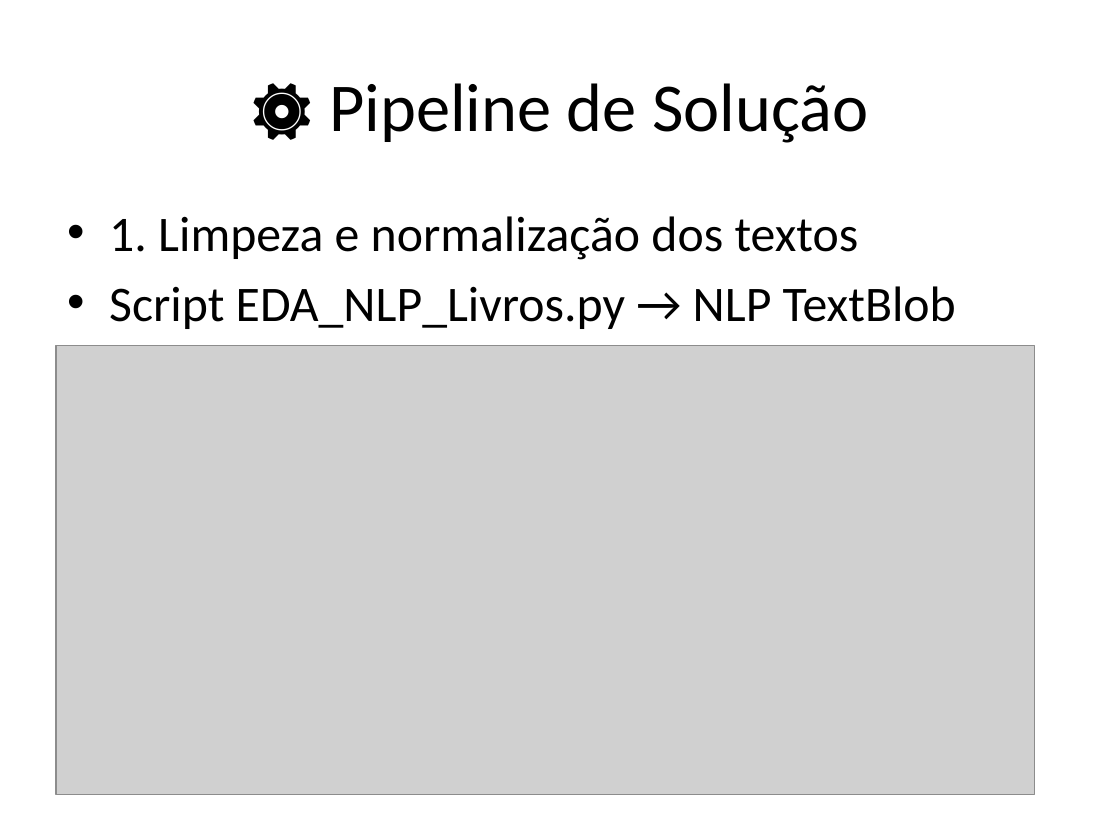
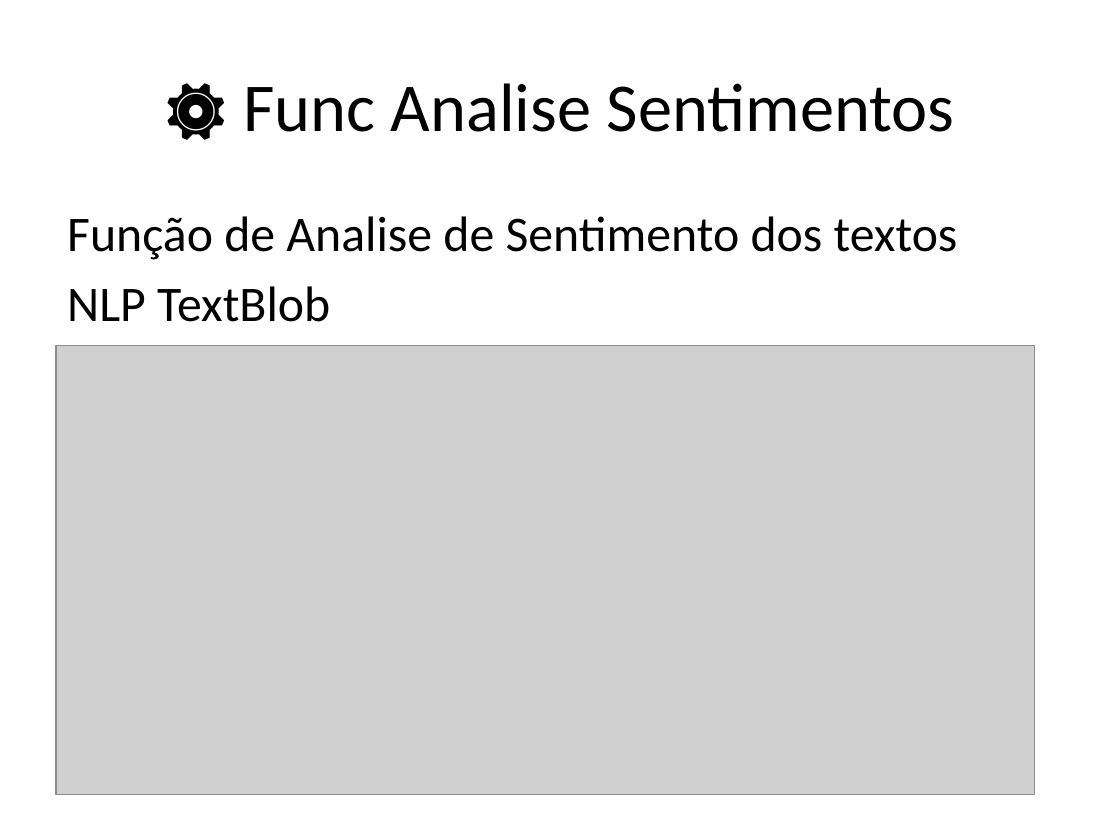
Before and after one commit to agnaldoars/A3Data_Desafio_Livros, a slide deck: slide 10 of Apresentacao_A3Data_Livros.pptx (slide 7 before the commit). Drawn at 1120x840 pixels with LibreOffice and Linux fonts; fonts in the diff are those of the drawing; grey boxes stand for pictures. Boxes give left, top, right and bottom in pixels: in the first picture for what was removed or moved away, otherwise in the second. Text is boxed around its words. In the diff, an @@ line names an element or a change of style, - is before the commit and + after.

```diff
--- a/Apresentacao_A3Data_Livros.pptx
+++ b/Apresentacao_A3Data_Livros.pptx
@@ title at box(164, 83, 955, 140): text changed @@
-⚙️ Pipeline de Solução
+⚙️ Func Analise Sentimentos
@@ text at box(67, 216, 958, 322): text changed @@
-• 1. Limpeza e normalização dos textos
-• Script EDA_NLP_Livros.py → NLP TextBlob
+Função de Analise de Sentimento dos textos
+NLP TextBlob
```
Also in this commit, not shown: 19 other slides changed, 11 slides added, 3 slides removed, 2 other files.
